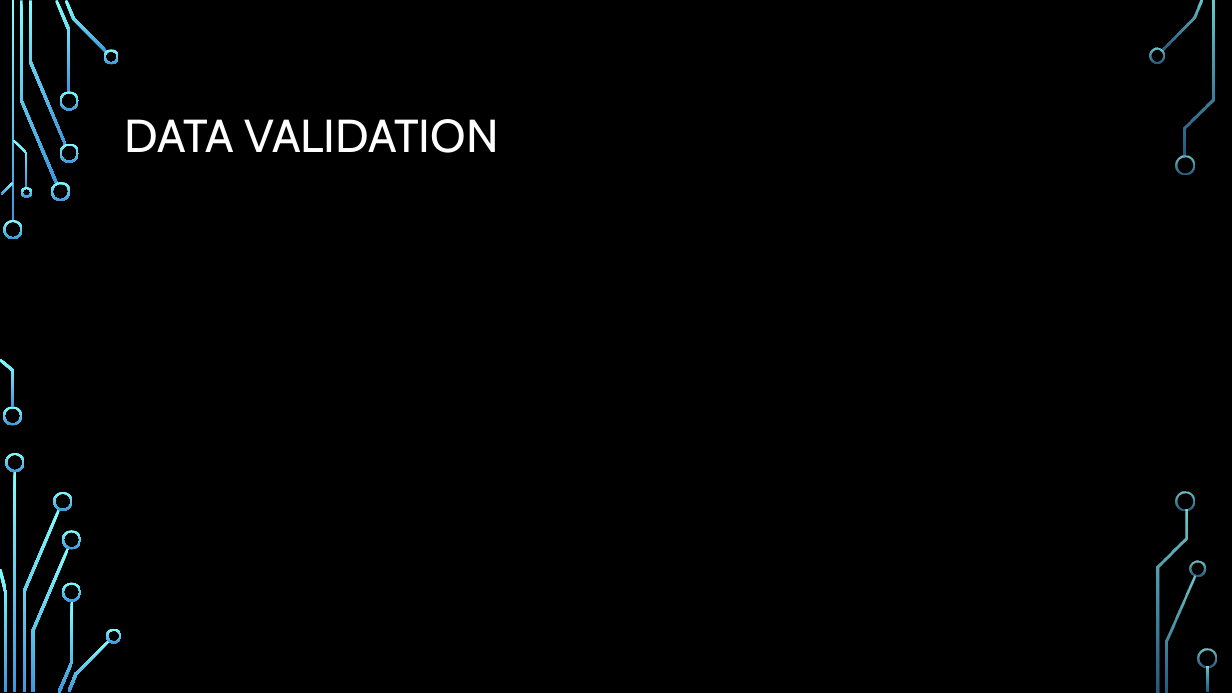
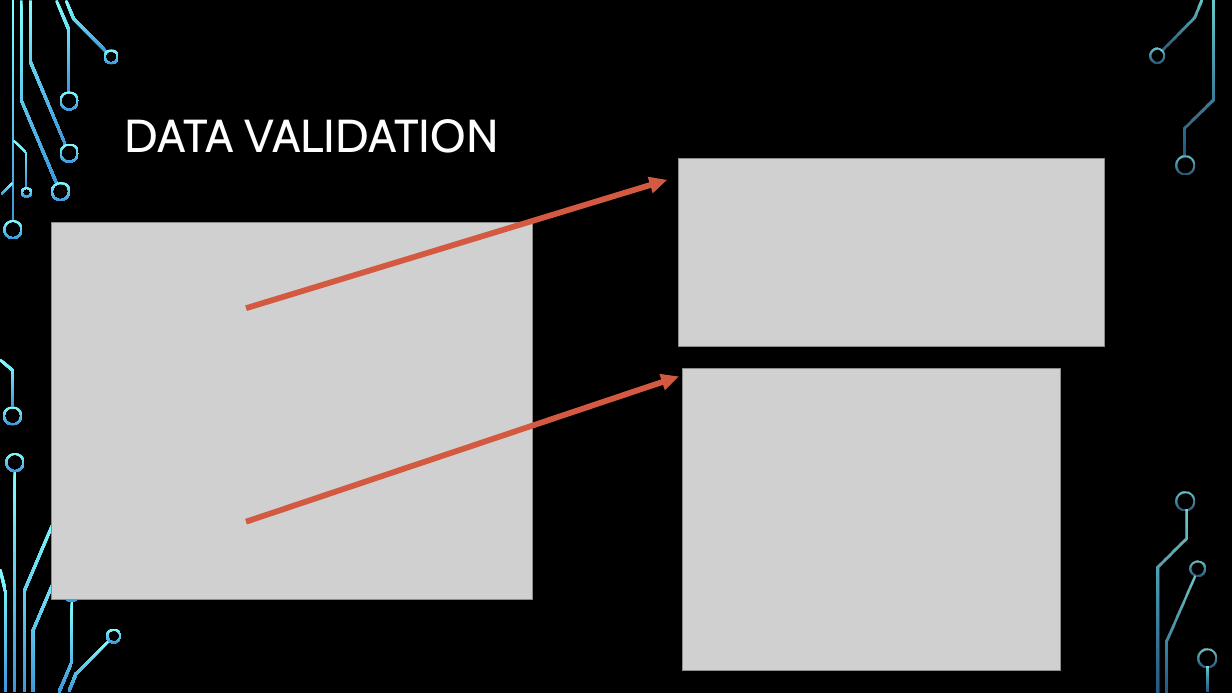
Before and after one commit to deepbluesea20003/project, a slide deck: slide 8 of Presentation.pptx (slide 7 before the commit). Drawn at 1232x693 pixels with LibreOffice and Linux fonts; fonts in the diff are those of the drawing; grey boxes stand for pictures; background and template pictures are left out. Boxes give left, top, right and bottom in pixels: in the first picture for what was removed or moved away, otherwise in the second. Text is boxed around its words. In the diff, an @@ line names an element or a change of style, - is before the commit and + after.

```diff
--- a/Presentation.pptx
+++ b/Presentation.pptx
@@ picture added at bbox=[678, 159, 1104, 347] @@
@@ arrow added from (246, 309) to (667, 180), #D35940 4.5 pt @@
@@ picture added at bbox=[52, 223, 532, 600] @@
@@ arrow added from (246, 522) to (678, 377), #D35940 4.5 pt @@
@@ picture added at bbox=[682, 369, 1060, 671] @@
@@ freeform shape removed at bbox=[62, 531, 81, 550] @@
```
Also in this commit, not shown: 2 other slides changed, 2 slides added, 5 other files.
